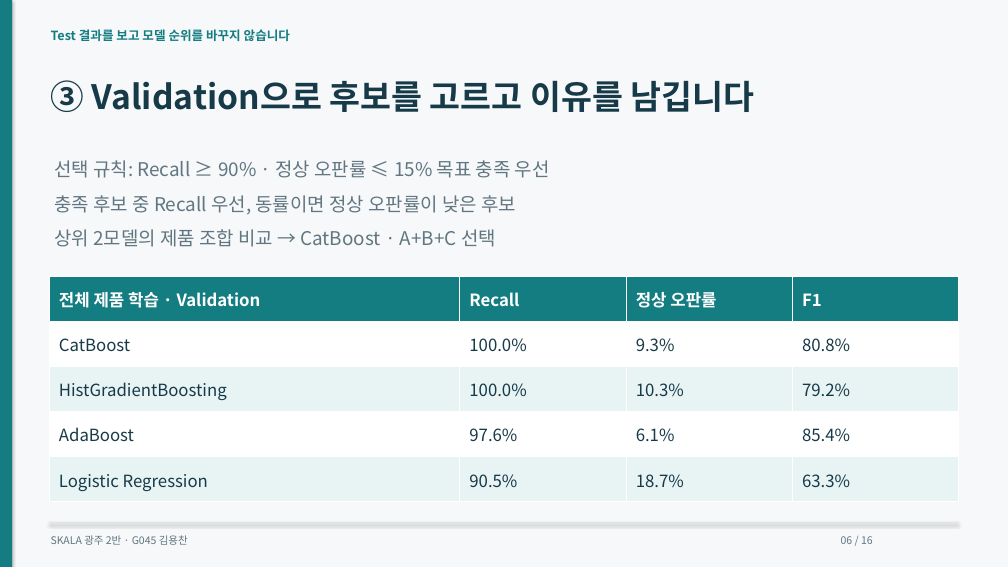
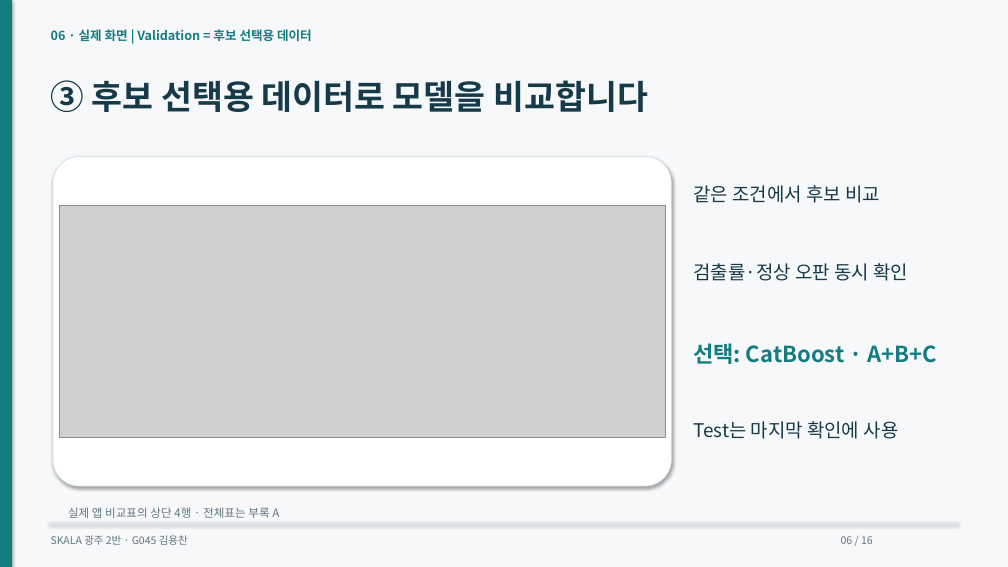
Before and after one commit to dragonchan95/Semiconductor-AI-Agent, a slide deck: slide 6 of docs/G045_Semiconductor_Agent.pptx. Drawn at 1008x567 pixels with LibreOffice and Linux fonts; fonts in the diff are those of the drawing; grey boxes stand for pictures. Boxes give left, top, right and bottom in pixels: in the first picture for what was removed or moved away, otherwise in the second. Text is boxed around its words. In the diff, an @@ line names an element or a change of style, - is before the commit and + after.

```diff
--- a/docs/G045_Semiconductor_Agent.pptx
+++ b/docs/G045_Semiconductor_Agent.pptx
@@ text at (x1=51, y1=29, x2=312, y2=41): text changed @@
-Test 결과를 보고 모델 순위를 바꾸지 않습니다
+06 · 실제 화면 | Validation = 후보 선택용 데이터
@@ text at (x1=51, y1=80, x2=648, y2=112): text changed @@
-③ Validation으로 후보를 고르고 이유를 남깁니다
+③ 후보 선택용 데이터로 모델을 비교합니다
@@ rounded rectangle added at (x1=53, y1=157, x2=671, y2=486), fill #FFFFFF, outline #D8E3E7 0.75 pt @@
@@ text removed at (x1=54, y1=160, x2=550, y2=178) @@
-선택 규칙: Recall ≥ 90% · 정상 오판률 ≤ 15% 목표 충족 우선
@@ text removed at (x1=54, y1=195, x2=516, y2=215) @@
-충족 후보 중 Recall 우선, 동률이면 정상 오판률이 낮은 후보
@@ picture added at (x1=59, y1=205, x2=665, y2=437) @@
@@ text at (x1=693, y1=185, x2=880, y2=203): text changed; text colour #617681 to #173A49 @@
-상위 2모델의 제품 조합 비교 → CatBoost · A+B+C 선택
+같은 조건에서 후보 비교
@@ text added at (x1=693, y1=263, x2=908, y2=281), 18 pt, text #173A49 @@
+검출률·정상 오판 동시 확인
@@ table removed at (x1=49, y1=277, x2=959, y2=502), 5 rows, 4 columns @@
-전체 제품 학습 · Validation | Recall | 정상 오판률 | F1
-CatBoost | 100.0% | 9.3% | 80.8%
-HistGradientBoosting | 100.0% | 10.3% | 79.2%
-AdaBoost | 97.6% | 6.1% | 85.4%
-Logistic Regression | 90.5% | 18.7% | 63.3%
@@ text added at (x1=693, y1=343, x2=938, y2=364), 21 pt, text #147D82, bold @@
+선택: CatBoost · A+B+C
@@ text added at (x1=693, y1=421, x2=899, y2=439), 18 pt, text #173A49 @@
+Test는 마지막 확인에 사용
@@ text added at (x1=68, y1=507, x2=279, y2=518), 11 pt, text #617681 @@
+실제 앱 비교표의 상단 4행 · 전체표는 부록 A
```
Also in this commit, not shown: 14 other slides changed, 1 slide added, 1 slide removed, 17 other files.
